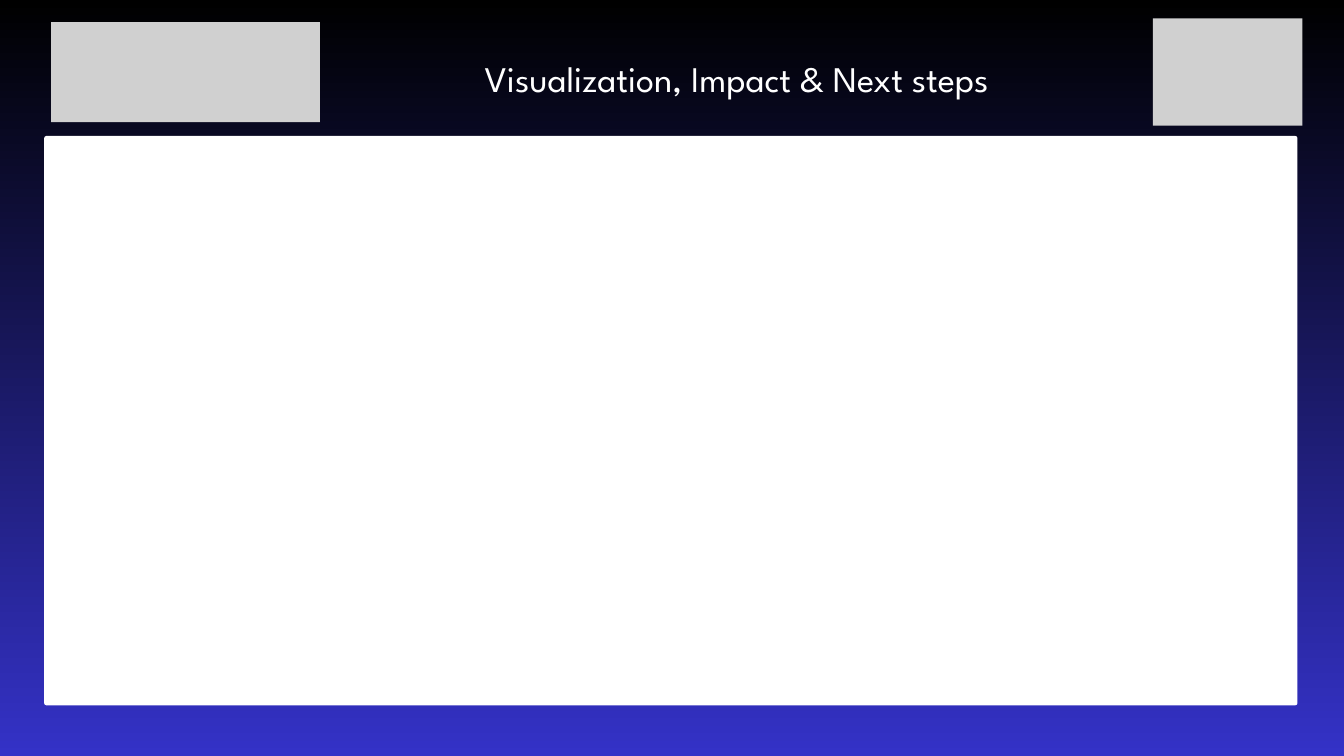
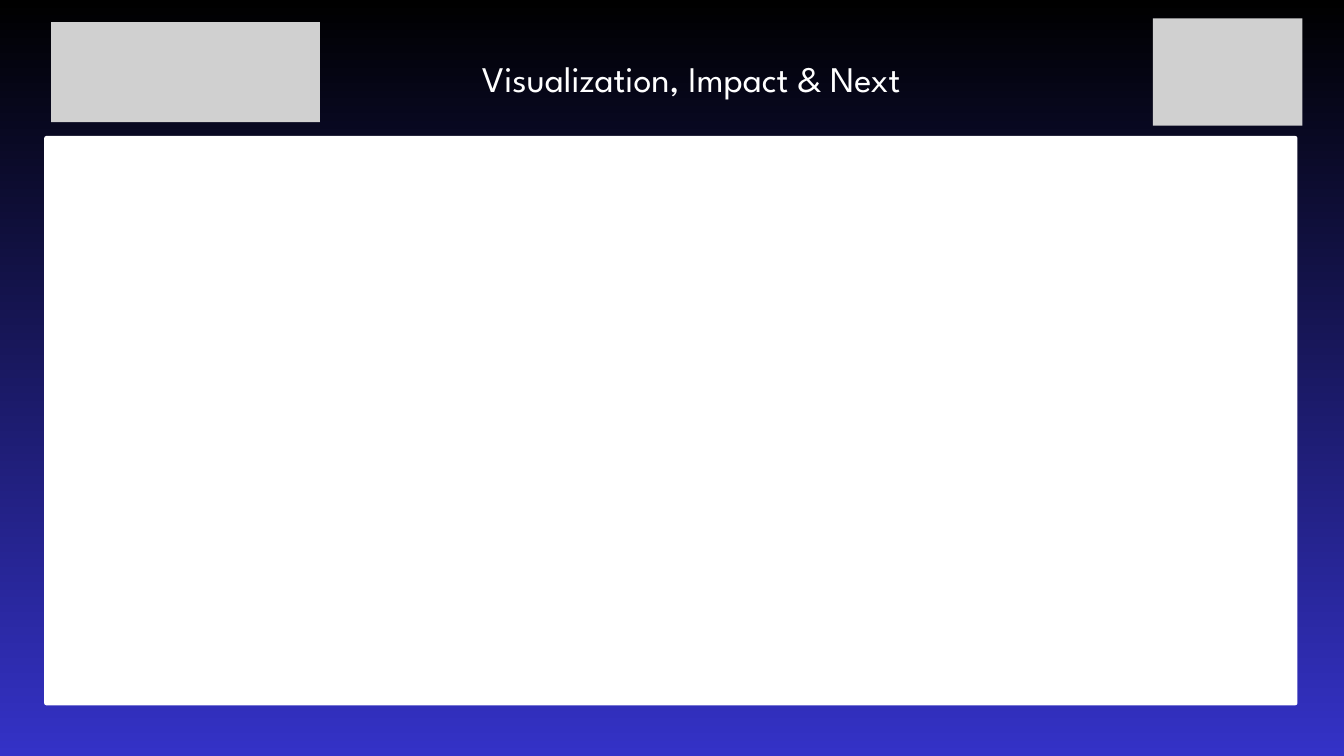
Before and after one commit to Balaji2424-sys/IEEE-SVC---IdeaRun-2026, a slide deck: slide 8 of assets/templates/IdeaRun2026-PPT-Template.pptx. Drawn at 1344x756 pixels with LibreOffice and Linux fonts; fonts in the diff are those of the drawing; grey boxes stand for pictures; background and template pictures are left out. Boxes give left, top, right and bottom in pixels: in the first picture for what was removed or moved away, otherwise in the second. Text is boxed around its words. In the diff, an @@ line names an element or a change of style, - is before the commit and + after.

```diff
--- a/assets/templates/IdeaRun2026-PPT-Template.pptx
+++ b/assets/templates/IdeaRun2026-PPT-Template.pptx
@@ text at [482, 67, 900, 100]: text changed @@
-Visualization, Impact & Next steps
+Visualization, Impact & Next
```
Also in this commit, not shown: 6 other slides changed.
